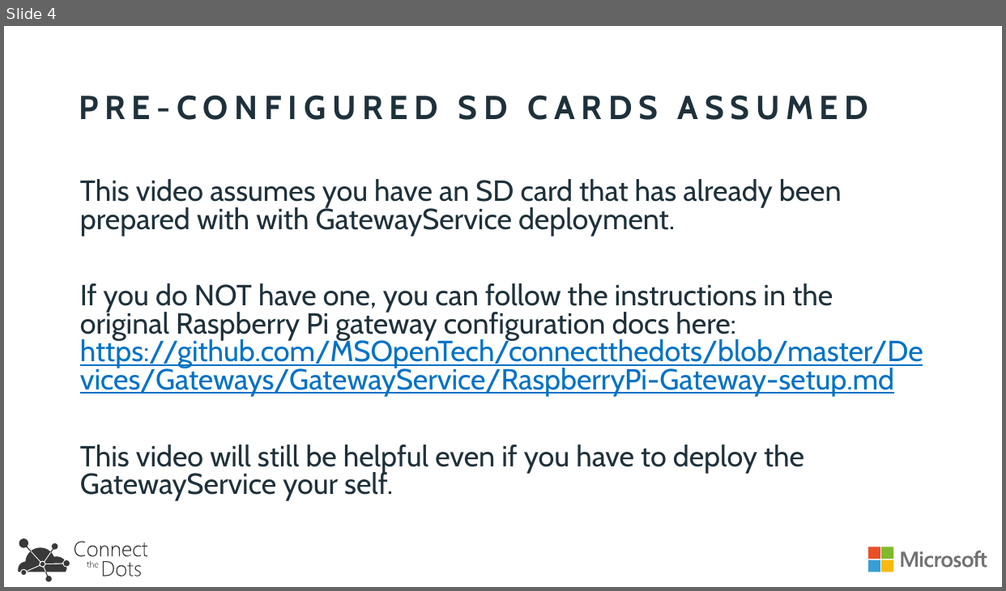
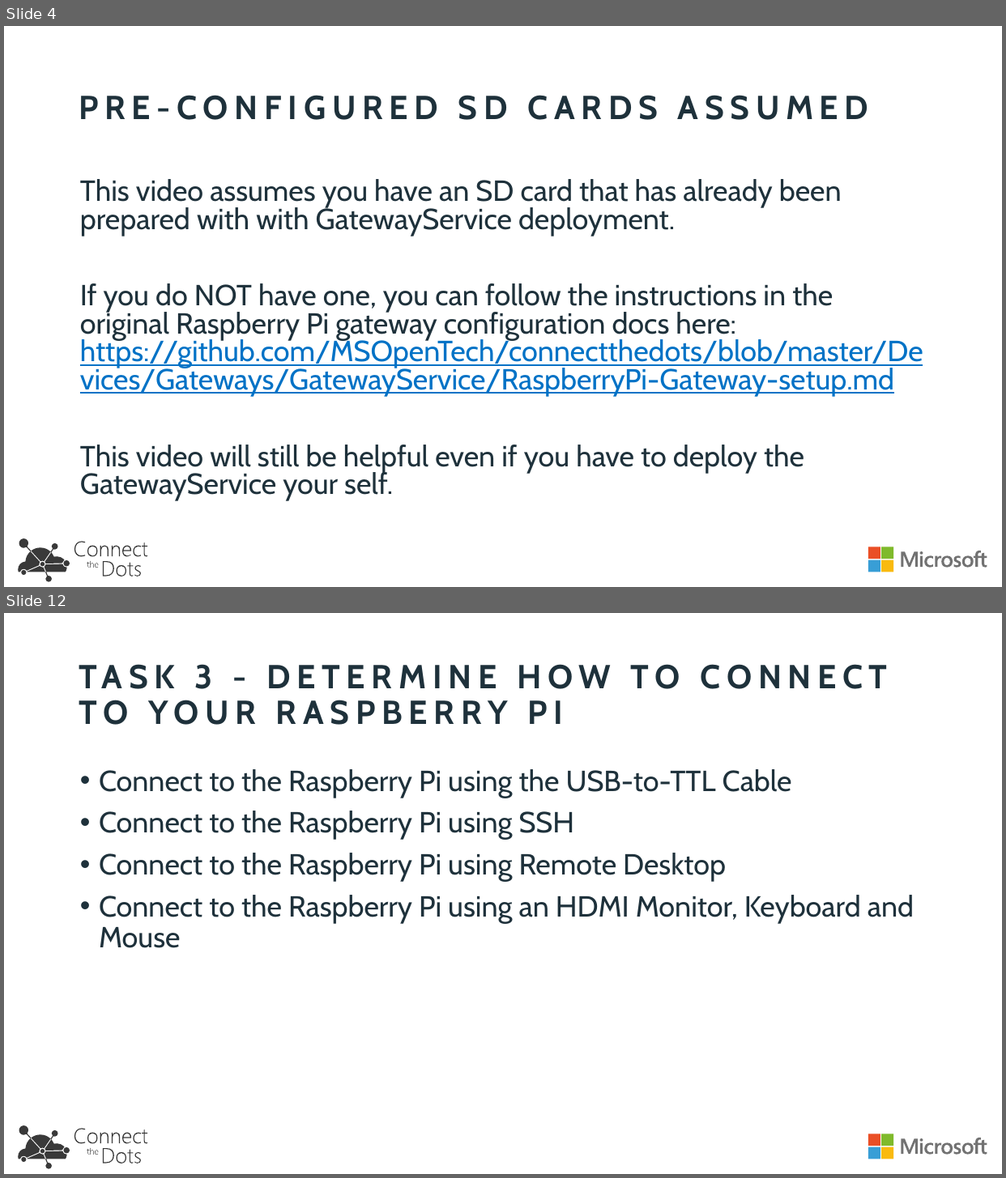
Before and after one commit to zebular13/connectthedots, a slide deck: HOLs/Recording Decks/Raspberry Pi Field Gateway HOL Overview.pptx. Shown one above the other, each under a label of ours: slide 4 before the commit, slides 4 and 12 after it; the slides between them are not shown. The pictures are 1006x591 and 1006x1178 pixels, drawn with LibreOffice and Linux fonts; fonts in the diff are those of the drawing. Boxes give left, top, right and bottom in pixels: in the first picture for what was removed or moved away, otherwise in the second. Text is boxed around its words. In the diff, an @@ line names an element or a change of style, - is before the commit and + after.

```diff
--- a/HOLs/Recording Decks/Raspberry Pi Field Gateway HOL Overview.pptx
+++ b/HOLs/Recording Decks/Raspberry Pi Field Gateway HOL Overview.pptx
@@ slide 12 added at [4,613,1002,1174], background #FFFFFF; not listed: 7 template elements that a slide beside it also shows @@
@@ title added at [79,664,563,725], 32 pt, text #1E313B, bold @@
+TASK 3 - DETERMINE HOW TO CONNECT TO YOUR RASPBERRY PI
@@ text added at [99,769,914,948], 28 pt, text #1E313B @@
+• Connect to the Raspberry Pi using the USB-to-TTL Cable
+• Connect to the Raspberry Pi using SSH
+• Connect to the Raspberry Pi using Remote Desktop
+• Connect to the Raspberry Pi using an HDMI Monitor, Keyboard and Mouse
```
Also in this commit, not shown: 8 other slides added.
